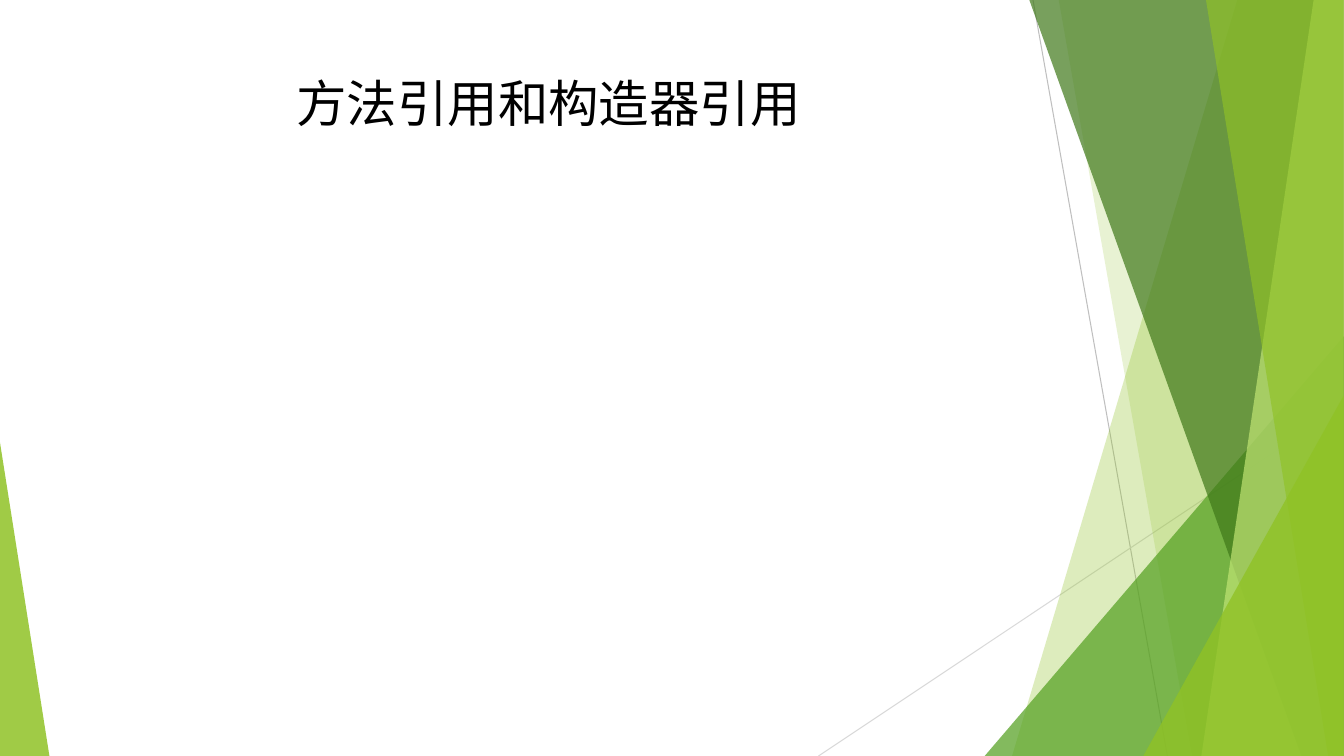
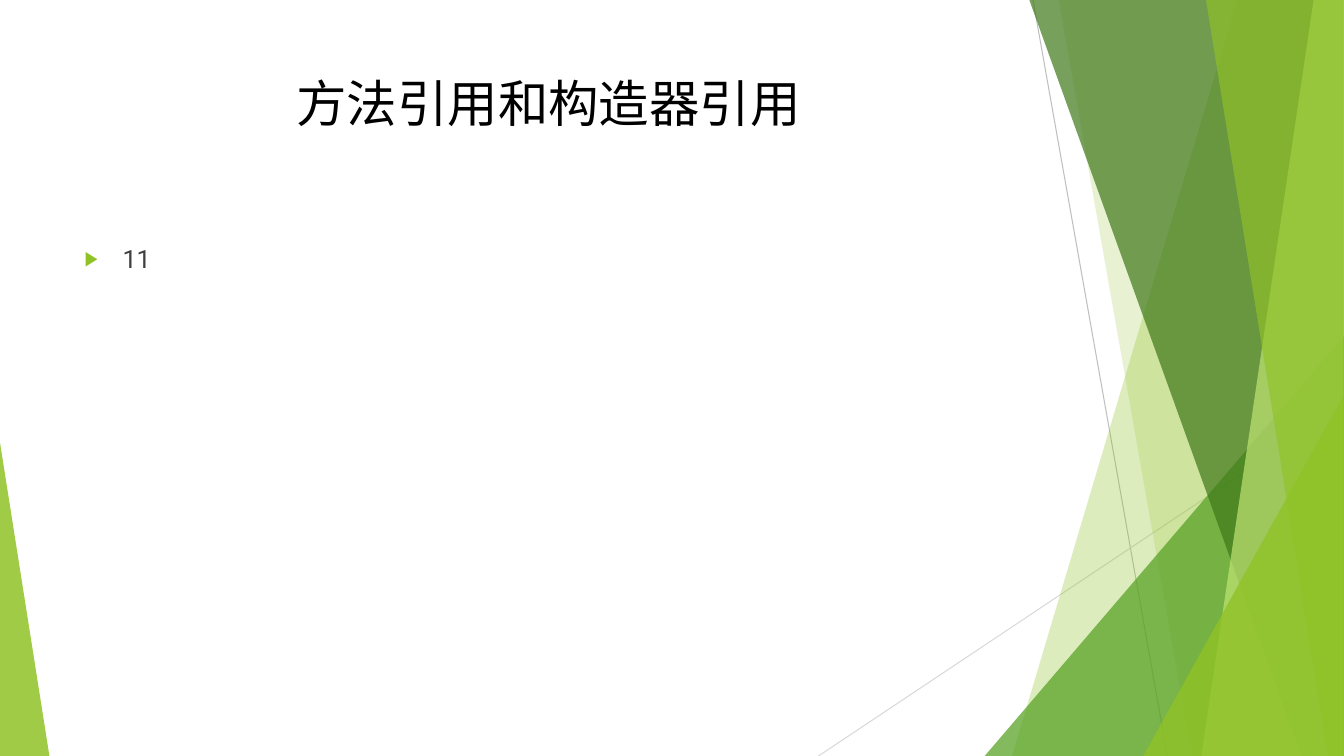
Before and after one commit to lsl645031854/ppt, a slide deck: slide 7 of Lambda表达式和Stream API.pptx. Drawn at 1344x756 pixels with LibreOffice and Linux fonts; fonts in the diff are those of the drawing. Boxes give left, top, right and bottom in pixels: in the first picture for what was removed or moved away, otherwise in the second. Text is boxed around its words. In the diff, an @@ line names an element or a change of style, - is before the commit and + after.

Commit message:
second

```diff
--- a/Lambda表达式和Stream API.pptx
+++ b/Lambda表达式和Stream API.pptx
@@ text added at (123, 250, 151, 268), 18 pt, text #404040 @@
+▶ 11
```
